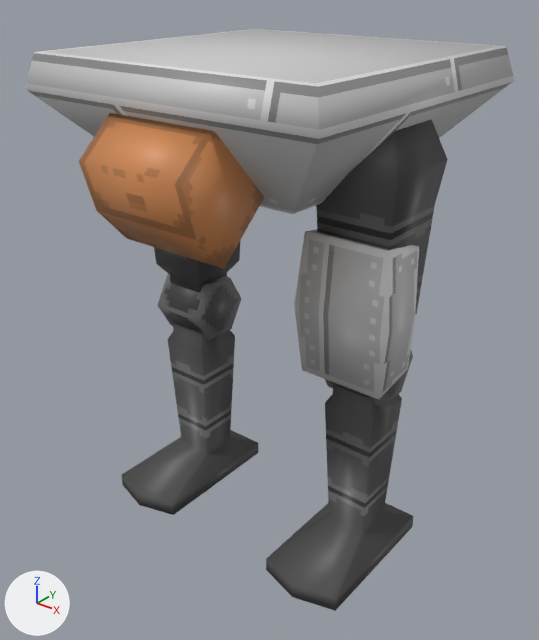
An edit to the Blender file 3D/mechs/lower/mech_lower_000.blend, drawn before and after from the same camera.
One viewpoint serves both versions: a camera (50 mm lens) standing at (2.17, -2.77, 2.84) and looking at (0.02, -0.09, 1.18). The axes (+X, +Y, +Z) are drawn at lower left. The lights are the same throughout.

Objects in the first picture: 'mech_lower_000', 'mech_lower_000_body', 'mech_lower_000_knee'.
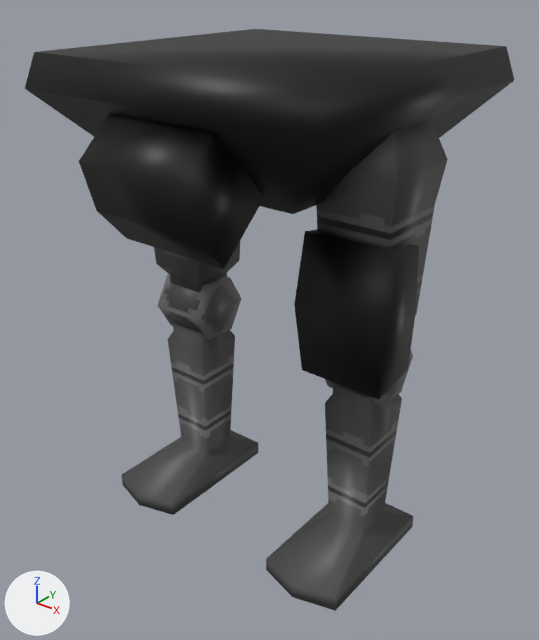
What changed in the scene script:
```text
Change me_cube_001:
    where me_cube_001.from_pydata(...)  # 22 vertices, 17 faces; spans x -0.79..0.79, y -0.92..0.79, z -0.16..0.59
    remove me_cube_001.materials.append(mat_mech_lower_000_body)  # picture img_mech_lower_000_body
    add me_cube_001.materials.append(mat_mech_lower_000)  # picture img_mech_lower_000
Change me_cube_006:
    where me_cube_006.from_pydata(...)  # 12 vertices, 10 faces; spans x -0.242..0.242, y -0.264..0.021, z -1.188..-0.491
    remove me_cube_006.materials.append(mat_mech_lower_000_knee)  # picture img_mech_upper_000_knee_png
    add me_cube_006.materials.append(mat_mech_lower_000)  # picture img_mech_lower_000
```

What differs and where, as boxes (x1, y1, x2, y2) in the pictures (539 x 640 px):
'mech_lower_000_body', recoloured: (25, 29, 514, 269) in both
'mech_lower_000_knee', recoloured (grey to black): (294, 230, 419, 399) in both
